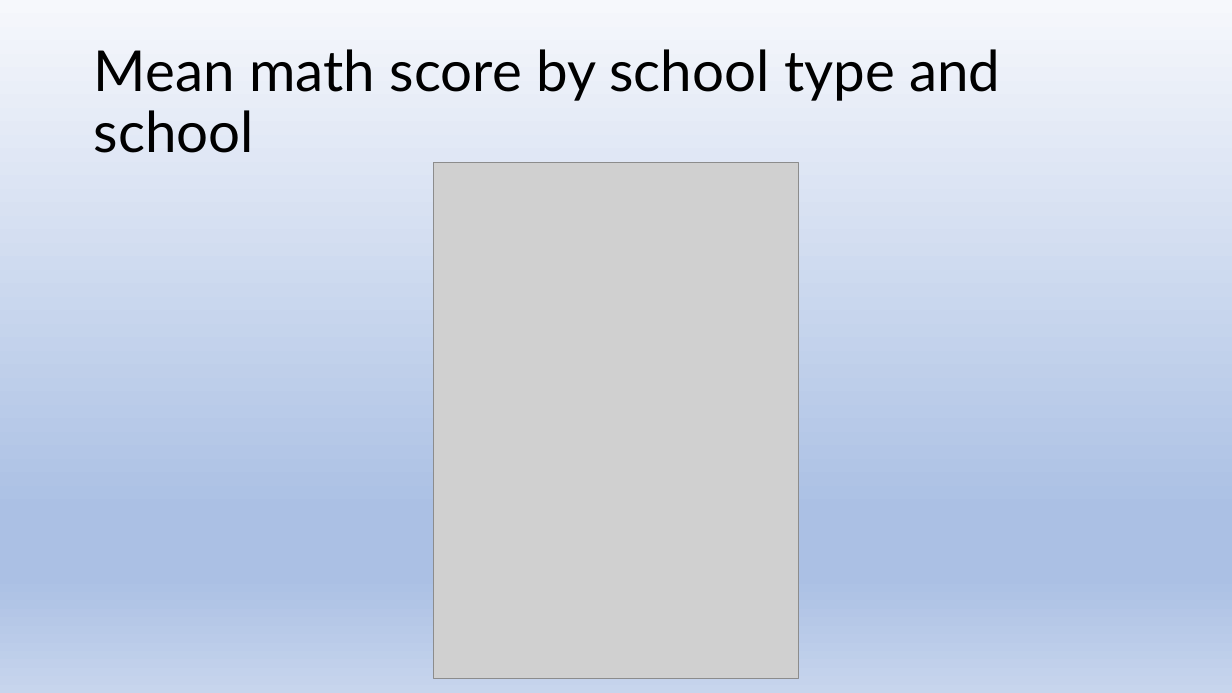
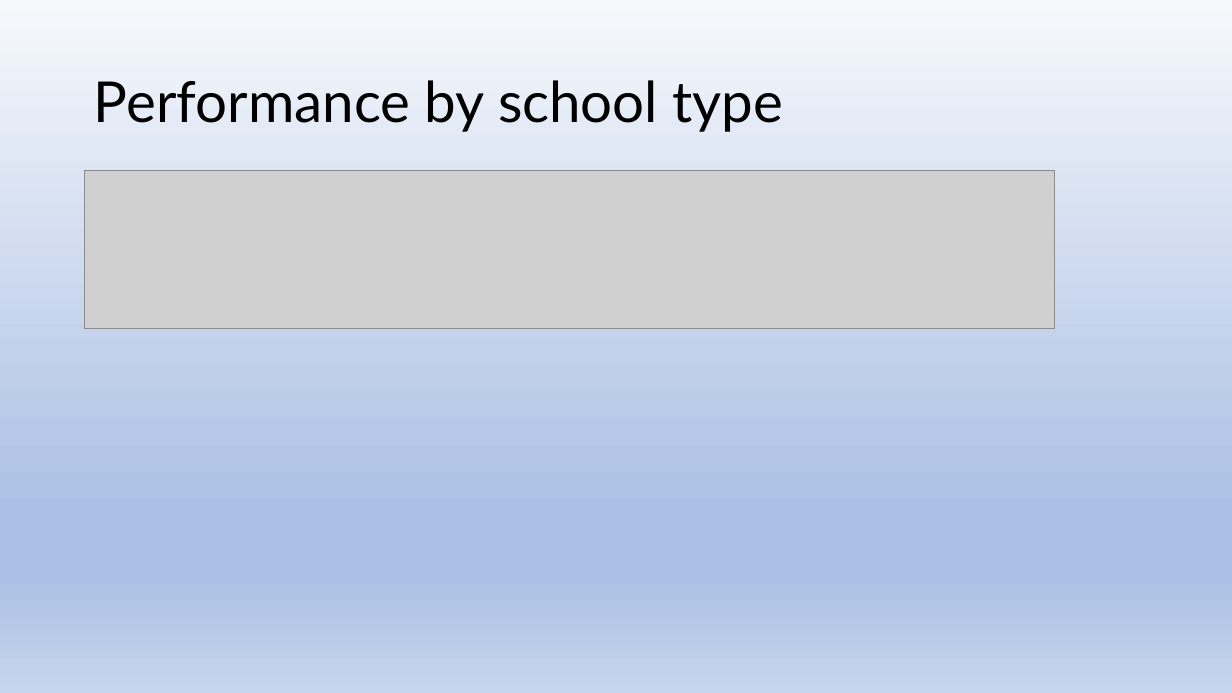
Before and after one commit to js816/tableau_school_district_analysis, a slide deck: slide 13 of School District Analysis.pptx (slide 6 before the commit). Drawn at 1232x693 pixels with LibreOffice and Linux fonts; fonts in the diff are those of the drawing; grey boxes stand for pictures. Boxes give left, top, right and bottom in pixels: in the first picture for what was removed or moved away, otherwise in the second. Text is boxed around its words. In the diff, an @@ line names an element or a change of style, - is before the commit and + after.

```diff
--- a/School District Analysis.pptx
+++ b/School District Analysis.pptx
@@ title at (x1=94, y1=80, x2=784, y2=132): text changed @@
-Mean math score by school type and school
+Performance by school type
@@ picture added at (x1=85, y1=171, x2=1055, y2=329) @@
@@ picture removed at (x1=433, y1=163, x2=799, y2=678) @@
```
Also in this commit, not shown: 4 other slides changed, 21 slides added, 1 slide removed, 1 other file.
